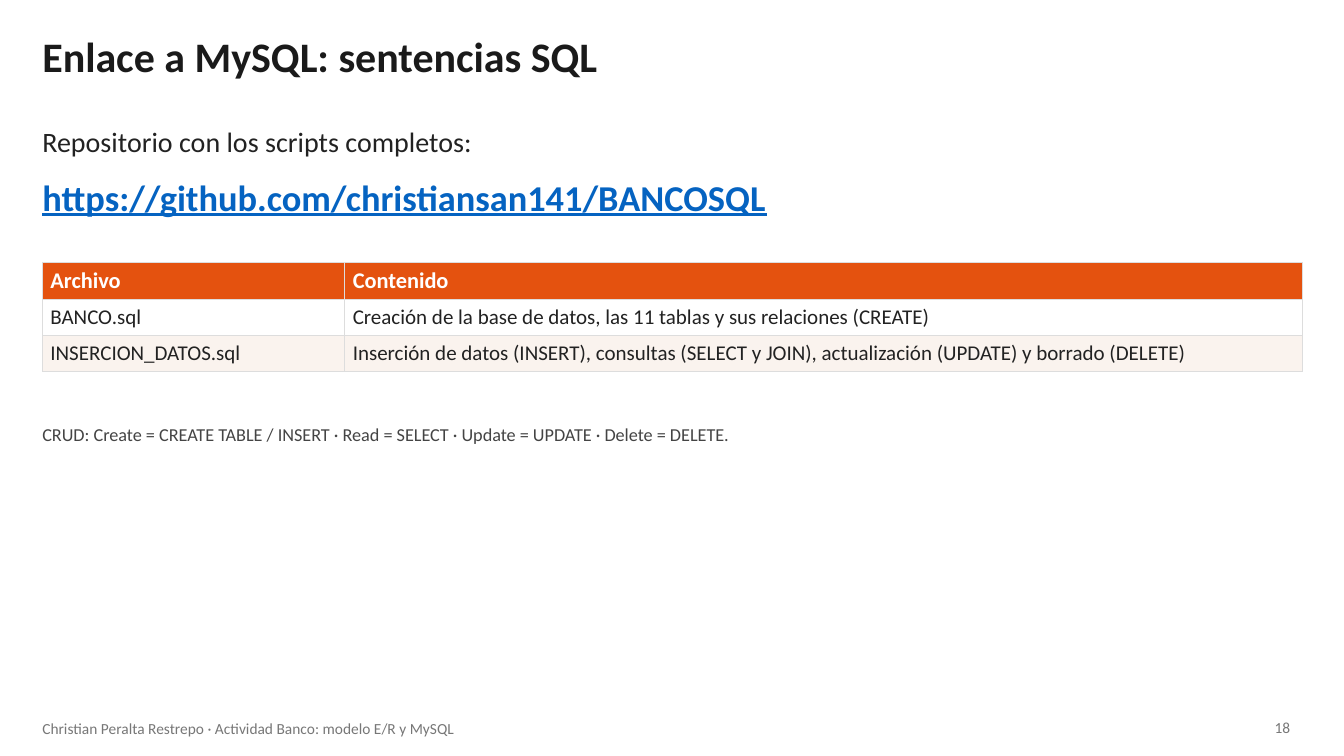
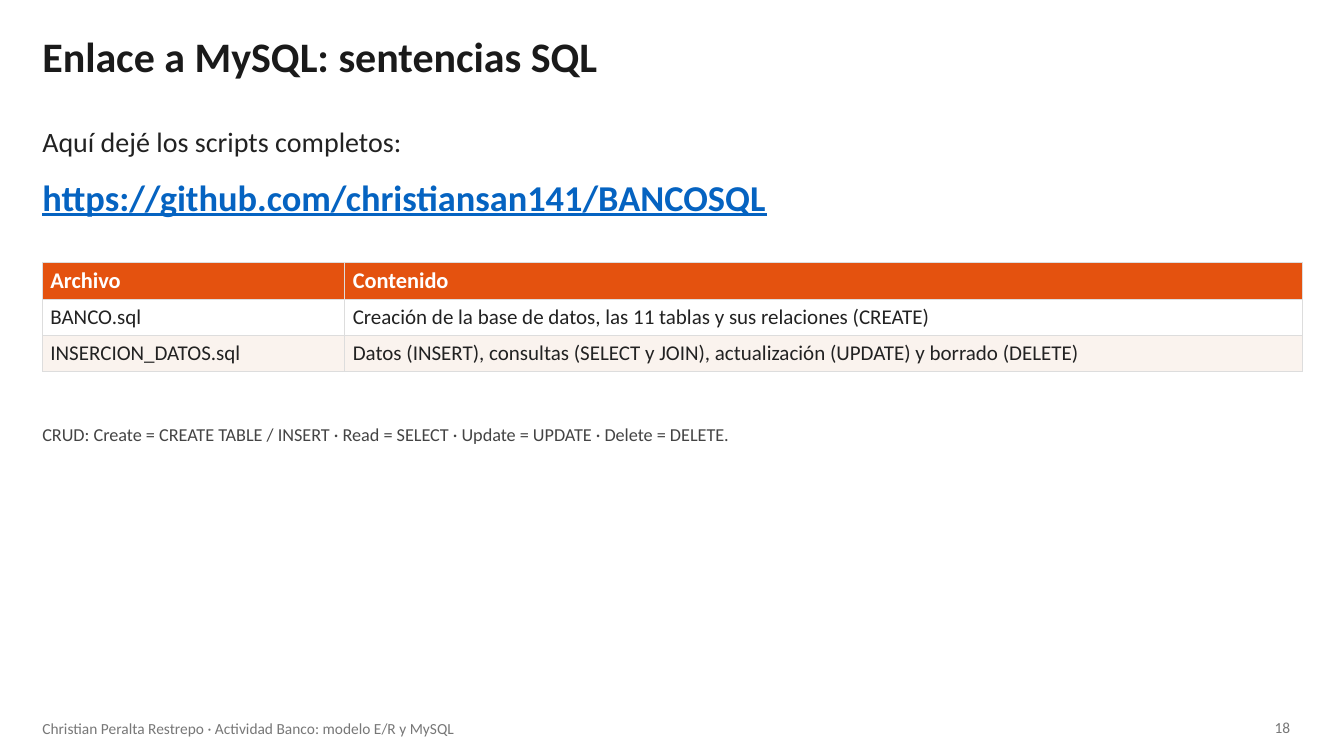
Before and after one commit to christiansan141/CuerpoTeo, a slide deck: slide 18 of Actividad_Banco_ChristianPeralta.pptx. Drawn at 1344x756 pixels with LibreOffice and Linux fonts; fonts in the diff are those of the drawing. Boxes give left, top, right and bottom in pixels: in the first picture for what was removed or moved away, otherwise in the second. Text is boxed around its words. In the diff, an @@ line names an element or a change of style, - is before the commit and + after.

```diff
--- a/Actividad_Banco_ChristianPeralta.pptx
+++ b/Actividad_Banco_ChristianPeralta.pptx
@@ text at [42,132,401,157]: text changed @@
-Repositorio con los scripts completos:
+Aquí dejé los scripts completos:
@@ table at [42,262,1303,368] @@
-row 3, column 2: Inserción de datos (INSERT), consultas (SELECT y JOIN), actualización (UPDATE) y borrado (DELETE)
+row 3, column 2: Datos (INSERT), consultas (SELECT y JOIN), actualización (UPDATE) y borrado (DELETE)
```
Also in this commit, not shown: 11 other slides changed, 1 other file.
